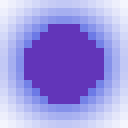
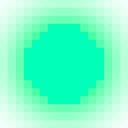
Comparing the layer stacks of the two 128×128 images. Changes:
painted on "Layer 1" over [24, 24, 104, 104]
